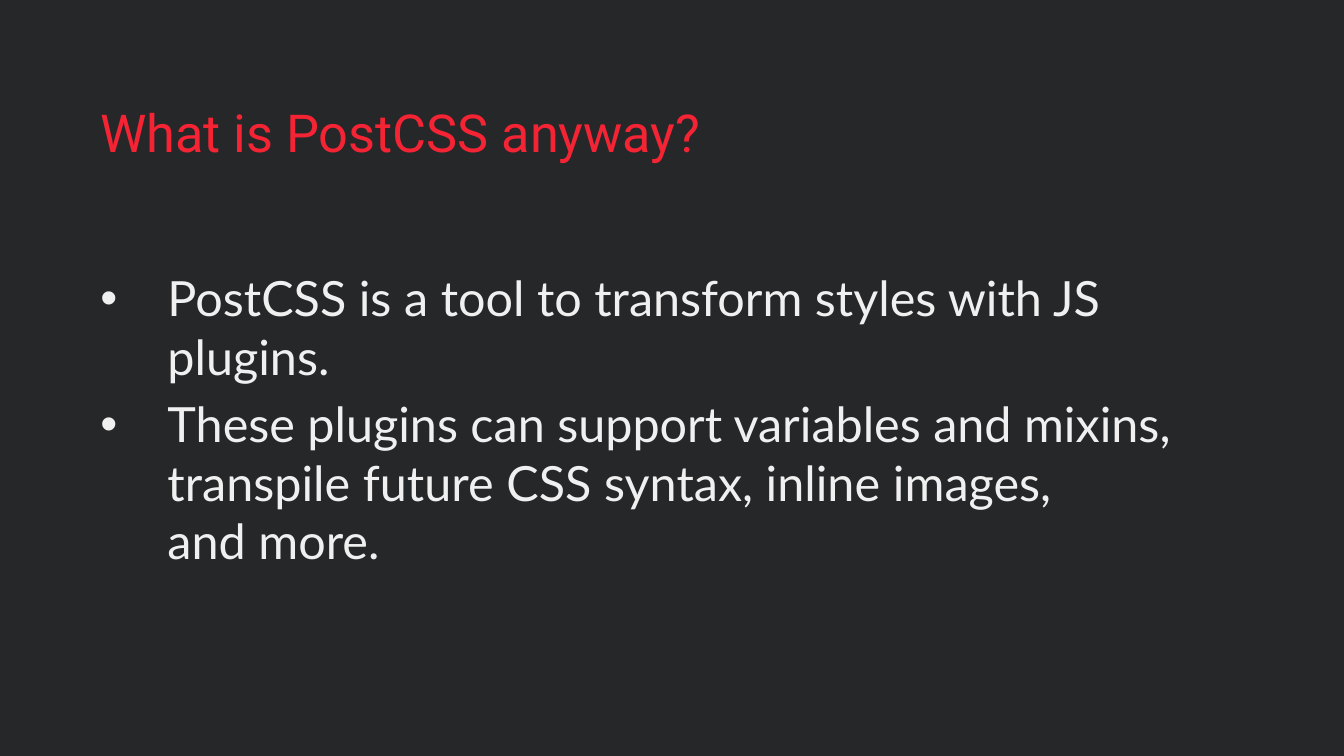
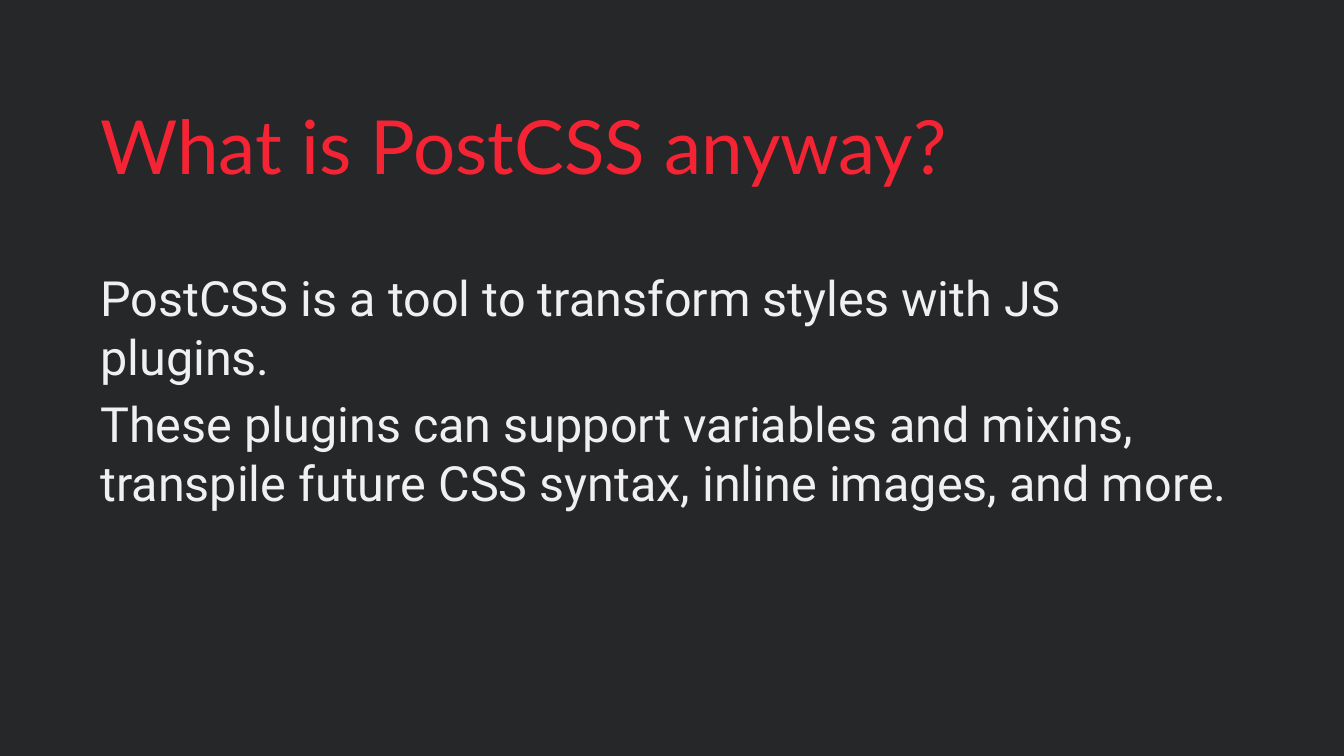
Before and after one commit to mihaeltomic/postcss-presentation, a slide deck: slide 2 of PostCSS.pptx. Drawn at 1344x756 pixels with LibreOffice and Linux fonts; fonts in the diff are those of the drawing; background and template pictures are left out. Boxes give left, top, right and bottom in pixels: in the first picture for what was removed or moved away, otherwise in the second. Text is boxed around its words. In the diff, an @@ line names an element or a change of style, - is before the commit and + after.

```diff
--- a/PostCSS.pptx
+++ b/PostCSS.pptx
@@ title "What is PostCSS anyway?" at [100,119,946,187]: size 28 to 40 pt, font Roboto to Lato @@
@@ text "PostCSS is a tool to ..." at [100,279,1227,512]: font Lato to Roboto; bullet • to none @@
```
Also in this commit, not shown: 4 other slides changed, 4 slides added, 1 slide removed.
